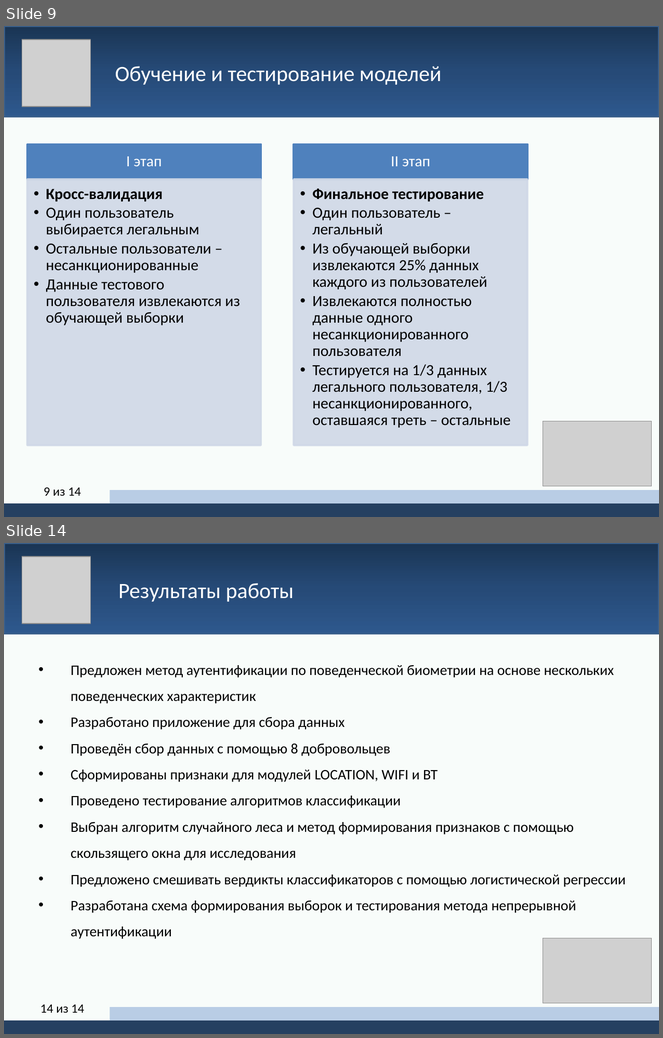
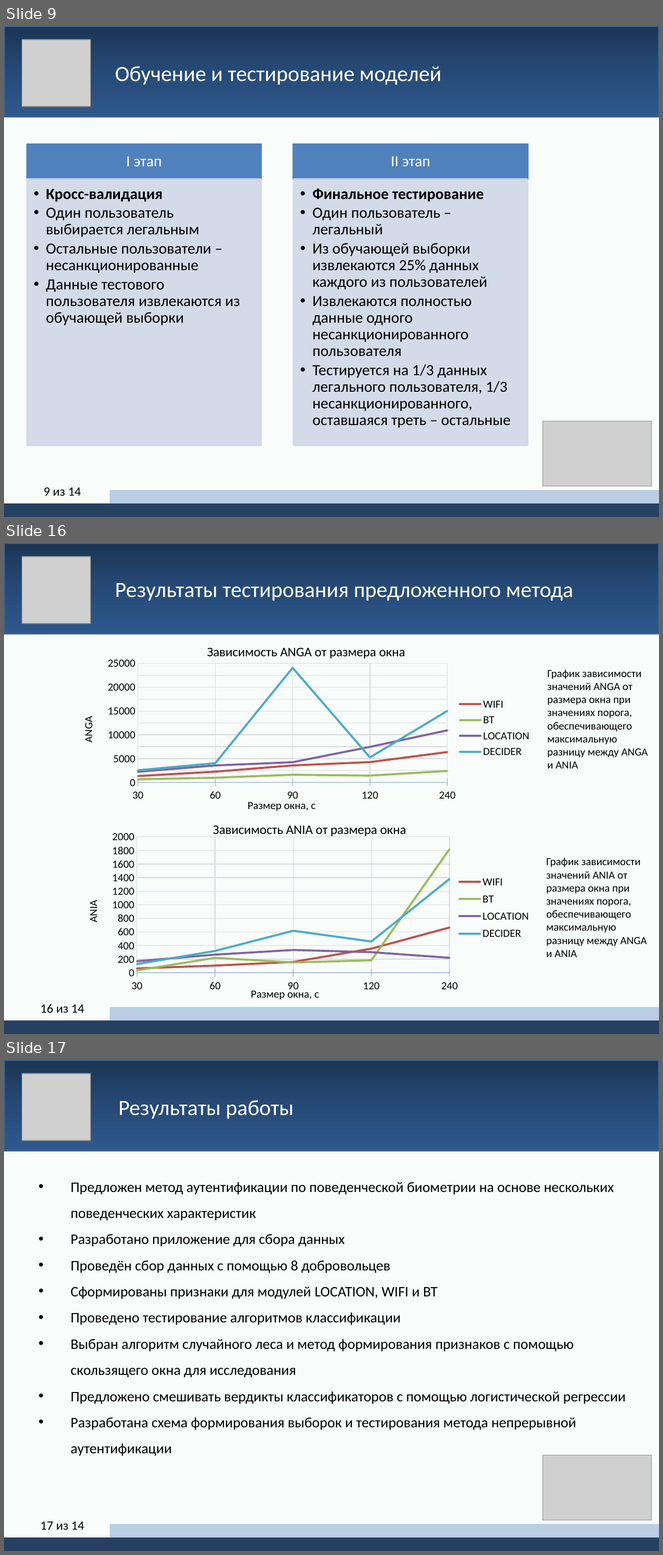
Before and after one commit to yerseg/bachelor_thesis, a slide deck: thesis_presentation.pptx. Shown one above the other, each under a label of ours: slides 9 and 14 before the commit, slides 9, 16 and 17 after it; the slides between them are not shown. The pictures are 663x1038 and 663x1555 pixels, drawn with LibreOffice and Linux fonts; fonts in the diff are those of the drawing; grey boxes stand for pictures. Boxes give left, top, right and bottom in pixels: in the first picture for what was removed or moved away, otherwise in the second. Text is boxed around its words. In the diff, an @@ line names an element or a change of style, - is before the commit and + after.

```diff
--- a/thesis_presentation.pptx
+++ b/thesis_presentation.pptx
@@ slide 16 added at (4,543,659,1034), background #FFFFFF @@
@@ rectangle added at (4,543,659,634), fill gradient #1B3554 to #274B78 to #2E598E, outline #3A5F8C 2 pt @@
@@ picture added at (22,557,91,624) @@
@@ text added at (115,583,573,601), 24 pt, text #FFFFFF @@
+Результаты тестирования предложенного метода
@@ rectangle added at (4,634,659,1034), fill #F8FCFA @@
@@ line chart added at (72,634,540,815) @@
+title "Зависимость ANGA от размера окна "
+categories: 30, 60, 90, 120, 240
+WIFI: 1300, 2300, 3600, 4300, 6400
+BT: 600, 1000, 1600, 1400, 2400
+LOCATION: 2200, 3600, 4200, 7500, 10900
+DECIDER: 2600, 4000, 24100, 5300, 15000
@@ text added at (547,670,648,769), 12 pt, text #000000 @@
+График зависимости значений ANGA от размера окна при значениях порога, обеспечивающего максимальную разницу между ANGA и ANIA
@@ line chart added at (81,812,539,1004) @@
+title "Зависимость ANIA от размера окна "
+categories: 30, 60, 90, 120, 240
+WIFI: 60, 100, 160, 360, 670
+BT: 30, 220, 150, 180, 1820
+LOCATION: 170, 270, 340, 300, 220
+DECIDER: 130, 320, 620, 460, 1380
@@ text added at (546,858,647,957), 12 pt, text #000000 @@
+График зависимости значений ANIA от размера окна при значениях порога, обеспечивающего максимальную разницу между ANGA и ANIA
@@ page number added at (40,1004,84,1014), 14 pt, text #000000 @@
+16 из 14
@@ rectangle added at (110,1007,659,1021), fill #B9CDE5 @@
@@ rectangle added at (4,1021,659,1034), fill #254061 @@
@@ what was slide 14 is now slide 17 @@
@@ page number at (40,1522,84,1530): text changed @@
-14 из 14
+17 из 14
```
Also in this commit, not shown: 9 slides changed, 2 other slides added.
